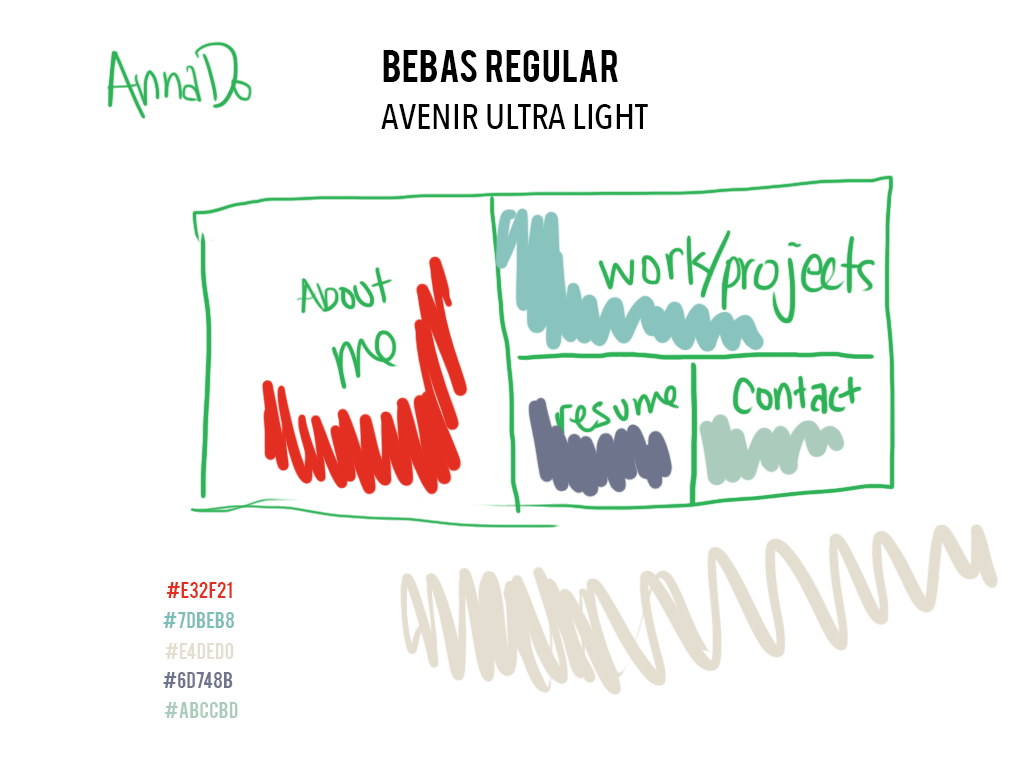
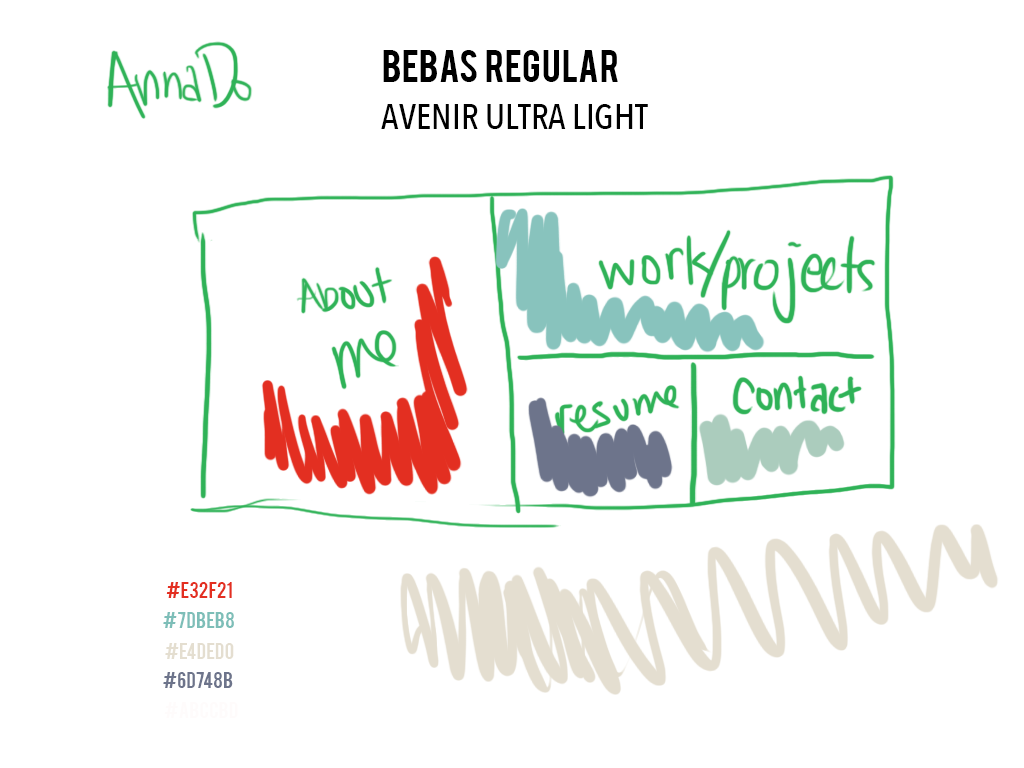
Comparing the layer stacks of the two 1024 × 768 images. Changes:
painted on "#abccbd" over [164, 702, 238, 718]
